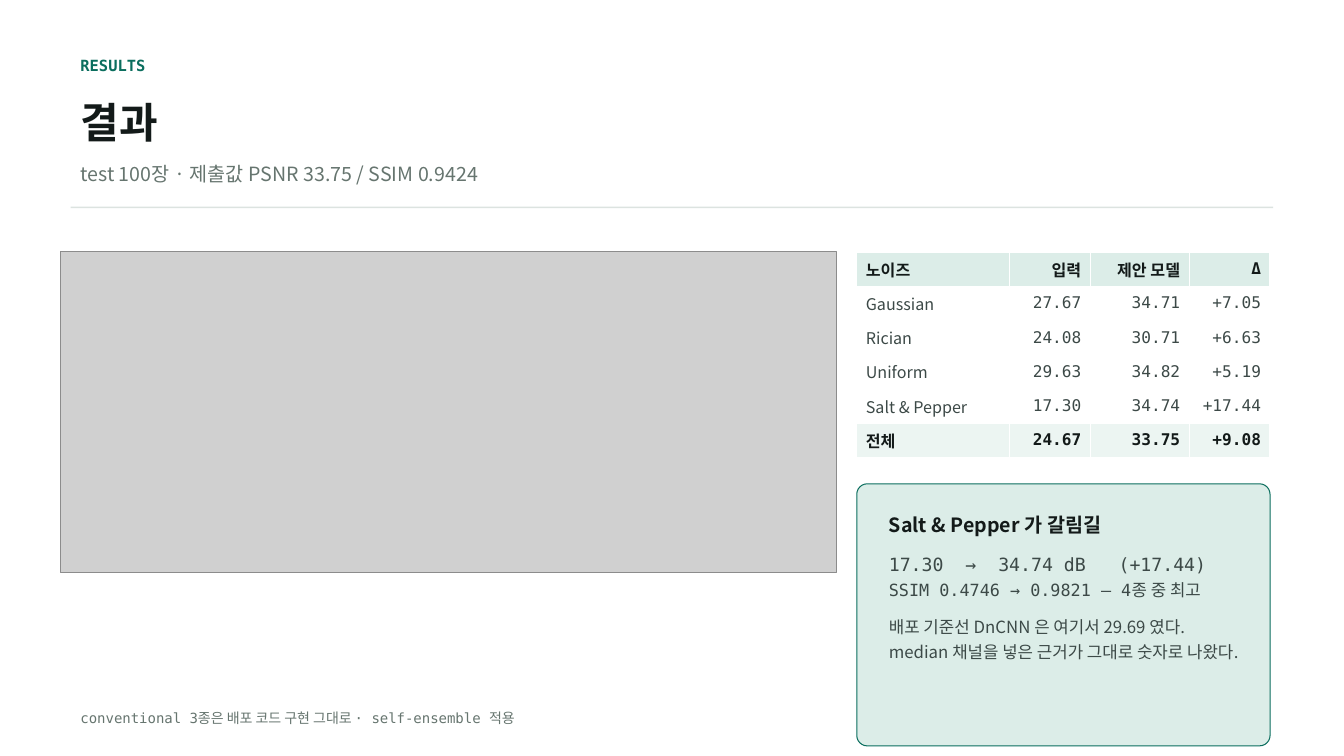
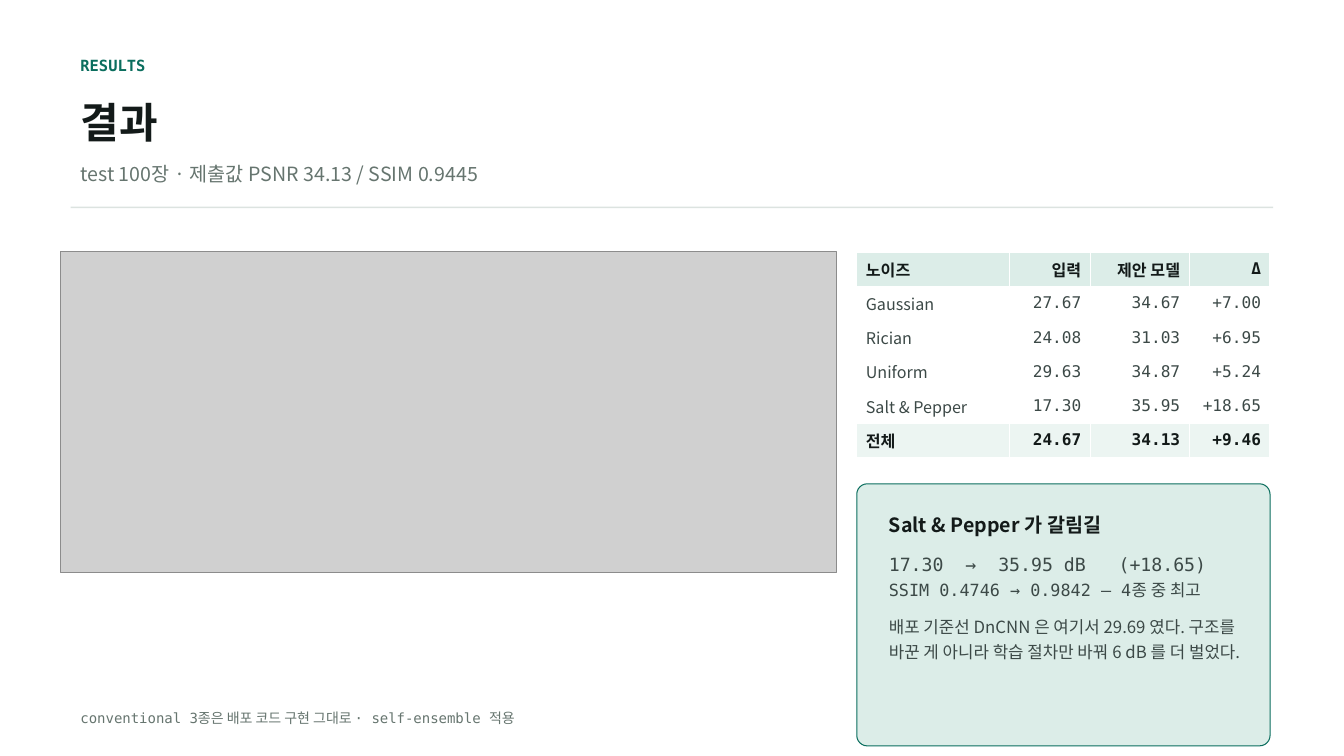
Before and after one commit to kithhooni-commits/ds-practice, a slide deck: slide 5 of 실습5/실습5_denoising_발표.pptx. Drawn at 1344x756 pixels with LibreOffice and Linux fonts; fonts in the diff are those of the drawing; grey boxes stand for pictures. Boxes give left, top, right and bottom in pixels: in the first picture for what was removed or moved away, otherwise in the second. Text is boxed around its words. In the diff, an @@ line names an element or a change of style, - is before the commit and + after.

```diff
--- a/실습5/실습5_denoising_발표.pptx
+++ b/실습5/실습5_denoising_발표.pptx
@@ text at (x1=80, y1=165, x2=478, y2=183): text changed @@
-test 100장 · 제출값 PSNR 33.75 / SSIM 0.9424
+test 100장 · 제출값 PSNR 34.13 / SSIM 0.9445
@@ table at (x1=857, y1=252, x2=1270, y2=458) @@
-row 2, column 3: 34.71
+row 2, column 3: 34.67
-row 2, column 4: +7.05
+row 2, column 4: +7.00
-row 3, column 3: 30.71
+row 3, column 3: 31.03
-row 3, column 4: +6.63
+row 3, column 4: +6.95
-row 4, column 3: 34.82
+row 4, column 3: 34.87
-row 4, column 4: +5.19
+row 4, column 4: +5.24
-row 5, column 3: 34.74
+row 5, column 3: 35.95
-row 5, column 4: +17.44
+row 5, column 4: +18.65
-row 6, column 3: 33.75
+row 6, column 3: 34.13
-row 6, column 4: +9.08
+row 6, column 4: +9.46
@@ text at (x1=889, y1=557, x2=1240, y2=660): text changed @@
-17.30 → 34.74 dB (+17.44)
-SSIM 0.4746 → 0.9821 — 4종 중 최고
-배포 기준선 DnCNN 은 여기서 29.69 였다. median 채널을 넣은 근거가 그대로 숫자로 나왔다.
+17.30 → 35.95 dB (+18.65)
+SSIM 0.4746 → 0.9842 — 4종 중 최고
+배포 기준선 DnCNN 은 여기서 29.69 였다. 구조를 바꾼 게 아니라 학습 절차만 바꿔 6 dB 를 더 벌었다.
```
Also in this commit, not shown: 10 other slides changed, 7 other files.
